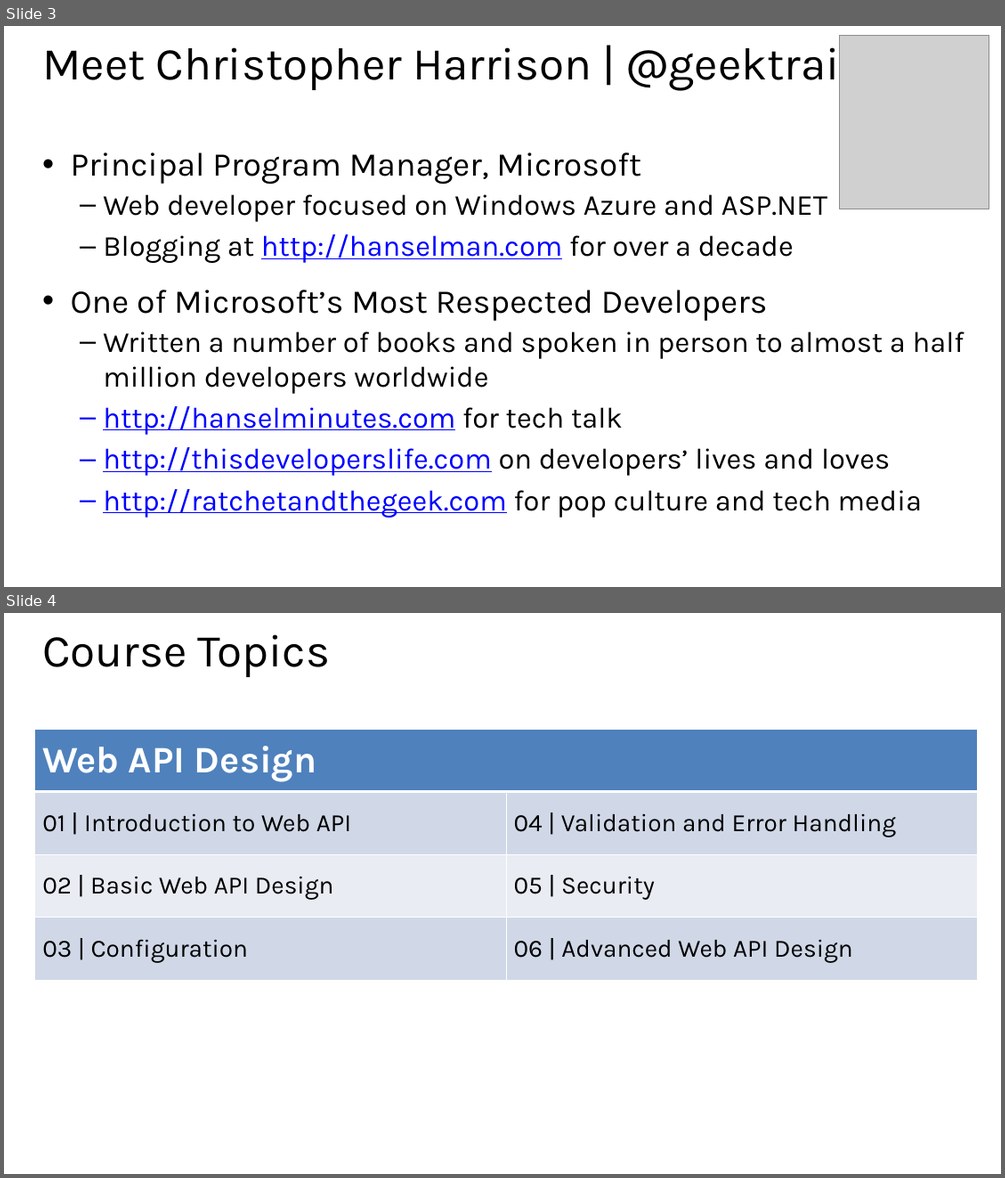
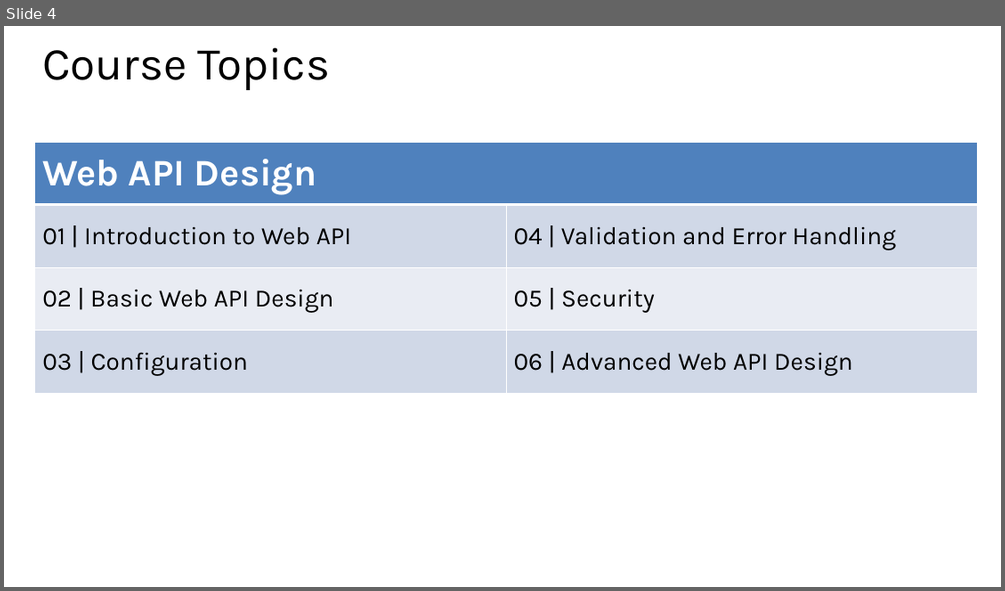
Before and after one commit to HydAu/GeekTrainer_WebAPI, a slide deck: Slides/Module 1 - Introduction to Web API.pptx. Shown one above the other, each under a label of ours: slides 3 and 4 before the commit, slide 4 after it. The pictures are 1005x1178 and 1005x591 pixels, drawn with LibreOffice and Linux fonts; fonts in the diff are those of the drawing; grey boxes stand for pictures. Boxes give left, top, right and bottom in pixels: in the first picture for what was removed or moved away, otherwise in the second. Text is boxed around its words. In the diff, an @@ line names an element or a change of style, - is before the commit and + after.

```diff
--- a/Slides/Module 1 - Introduction to Web API.pptx
+++ b/Slides/Module 1 - Introduction to Web API.pptx
@@ slide 3 removed at <box>4,26,1001,587</box>, background #FFFFFF @@
@@ title removed at <box>42,38,907,90</box> @@
-Meet Christopher Harrison | @geektrainer
@@ picture removed at <box>840,35,989,208</box> @@
@@ text removed at <box>71,152,964,517</box> @@
-• Principal Program Manager, Microsoft
-  – Web developer focused on Windows Azure and ASP.NET
-  – Blogging at http://hanselman.com for over a decade
-• One of Microsoft’s Most Respected Developers
-  – Written a number of books and spoken in person to almost a half million developers worldwide
-  – http://hanselminutes.com for tech talk
-  – http://thisdeveloperslife.com on developers’ lives and loves
-  – http://ratchetandthegeek.com for pop culture and tech media
```
Also in this commit, not shown: 1 slide changed, 1 slide added.
